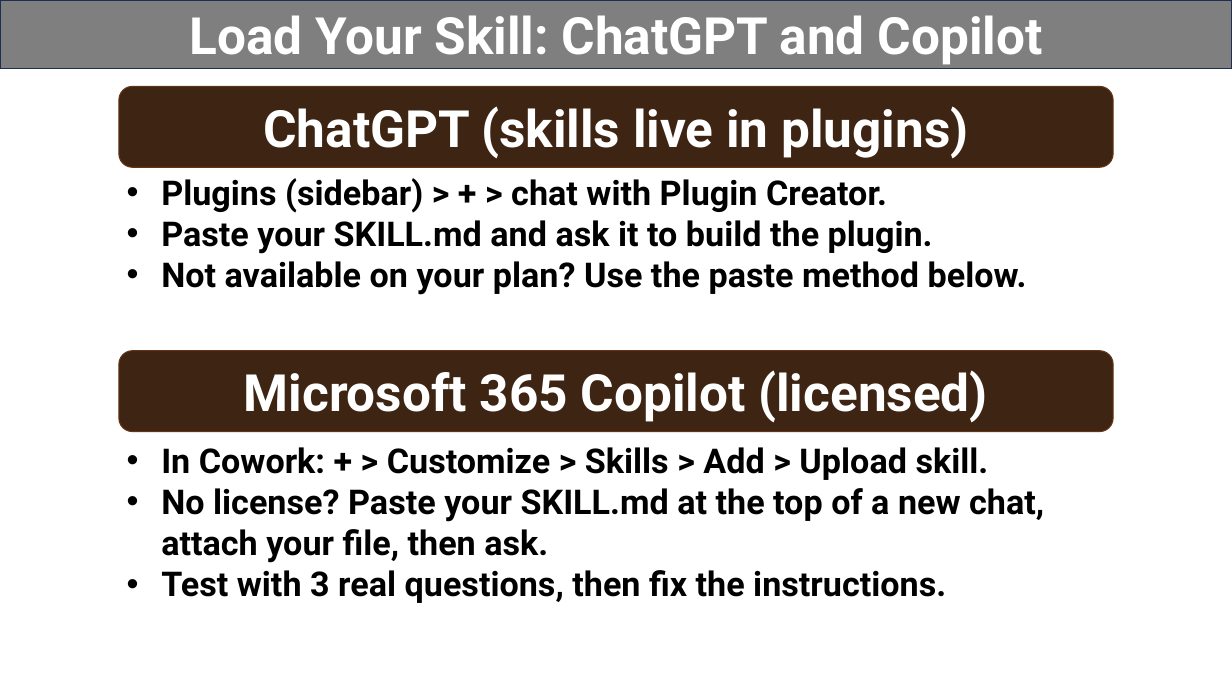
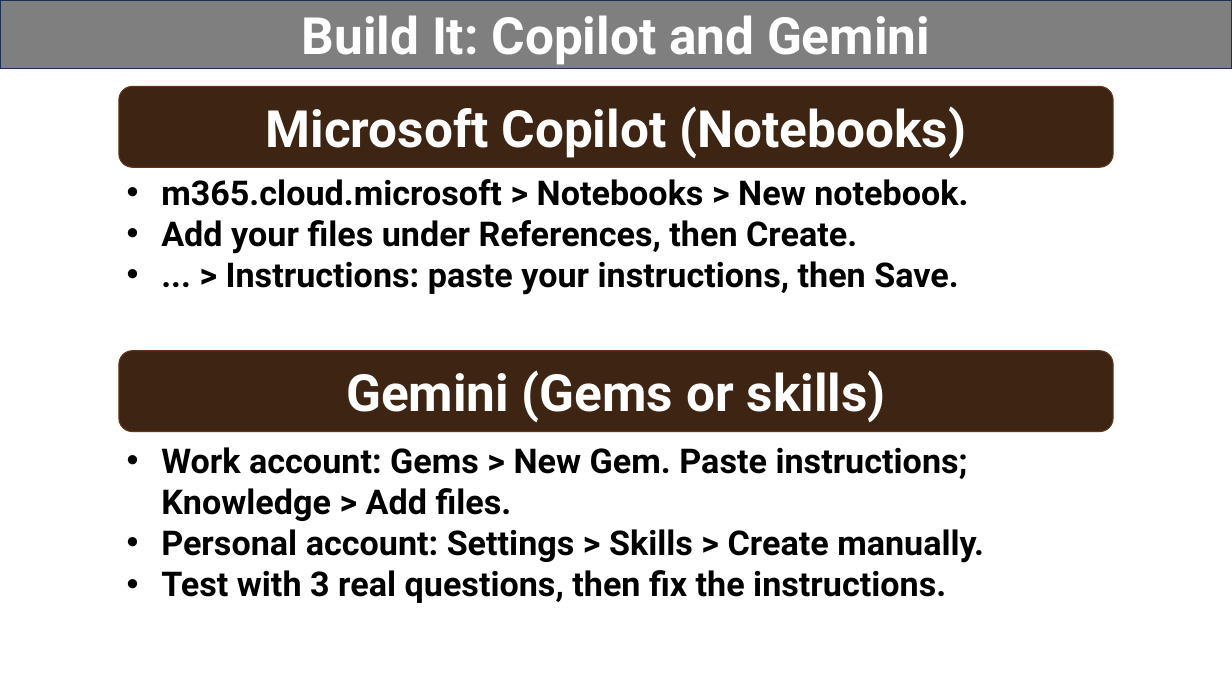
Before and after one commit to grcc-resendiz/ai-manufacturing-muskegon, a slide deck: slide 23 of instructor/Day1-Prompting-and-Skills.pptx. Drawn at 1232x693 pixels with LibreOffice and Linux fonts; fonts in the diff are those of the drawing. Boxes give left, top, right and bottom in pixels: in the first picture for what was removed or moved away, otherwise in the second. Text is boxed around its words. In the diff, an @@ line names an element or a change of style, - is before the commit and + after.

```diff
--- a/instructor/Day1-Prompting-and-Skills.pptx
+++ b/instructor/Day1-Prompting-and-Skills.pptx
@@ text in rectangle at <box>302,15,930,65</box>: text changed @@
-Load Your Skill: ChatGPT and Copilot
+Build It: Copilot and Gemini
@@ text in rounded rectangle at <box>266,106,966,159</box>: text changed @@
-ChatGPT (skills live in plugins)
+Microsoft Copilot (Notebooks)
@@ text at <box>161,179,968,295</box>: text changed @@
-• Plugins (sidebar) > + > chat with Plugin Creator.
-• Paste your SKILL.md and ask it to build the plugin.
-• Not available on your plan? Use the paste method below.
+• m365.cloud.microsoft > Notebooks > New notebook.
+• Add your files under References, then Create.
+• ... > Instructions: paste your instructions, then Save.
@@ text in rounded rectangle at <box>346,370,886,423</box>: text changed @@
-Microsoft 365 Copilot (licensed)
+Gemini (Gems or skills)
@@ text at <box>161,447,984,563</box>: text changed @@
-• In Cowork: + > Customize > Skills > Add > Upload skill.
-• No license? Paste your SKILL.md at the top of a new chat, attach your file, then ask.
+• Work account: Gems > New Gem. Paste instructions; Knowledge > Add files.
+• Personal account: Settings > Skills > Create manually.
```
Also in this commit, not shown: 7 other slides changed, 1 slide added, 6 other files.
